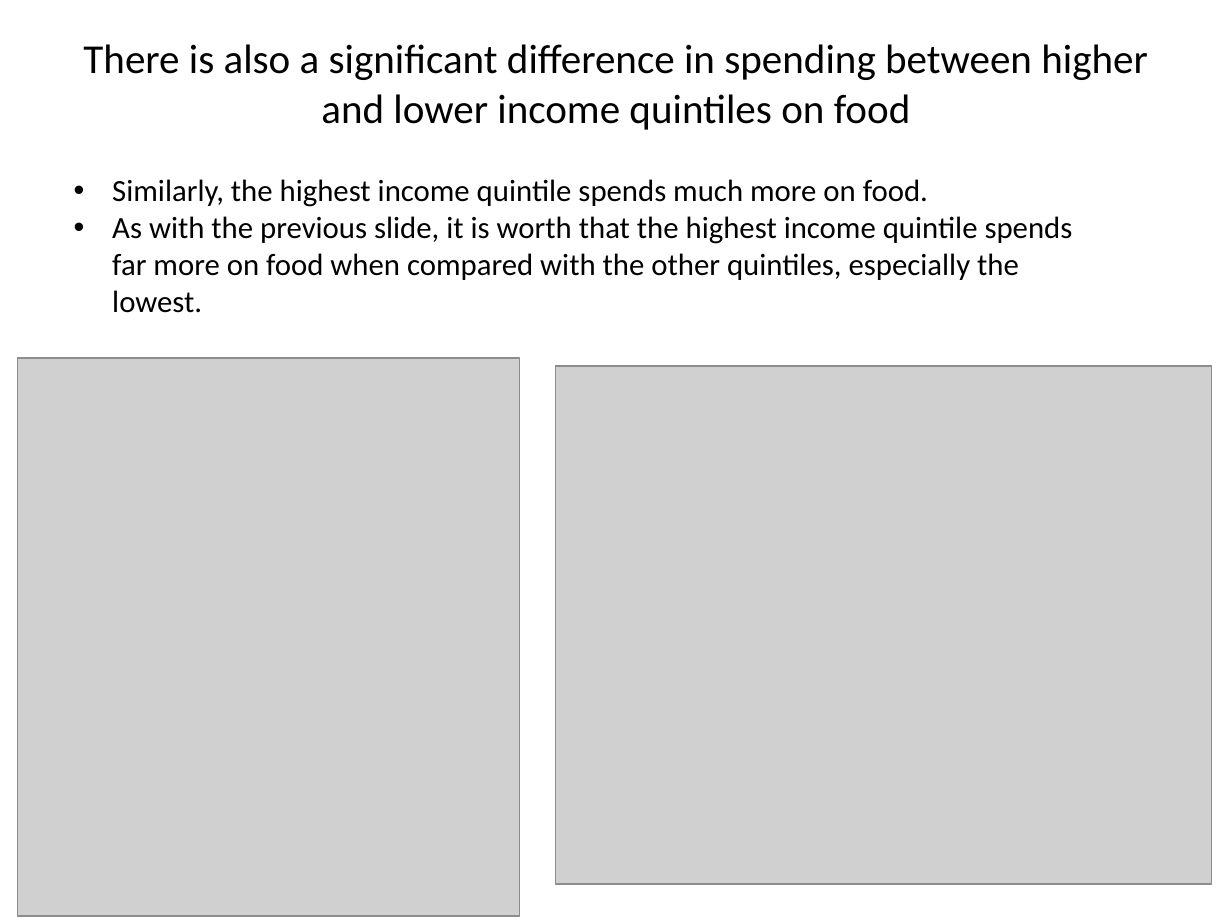
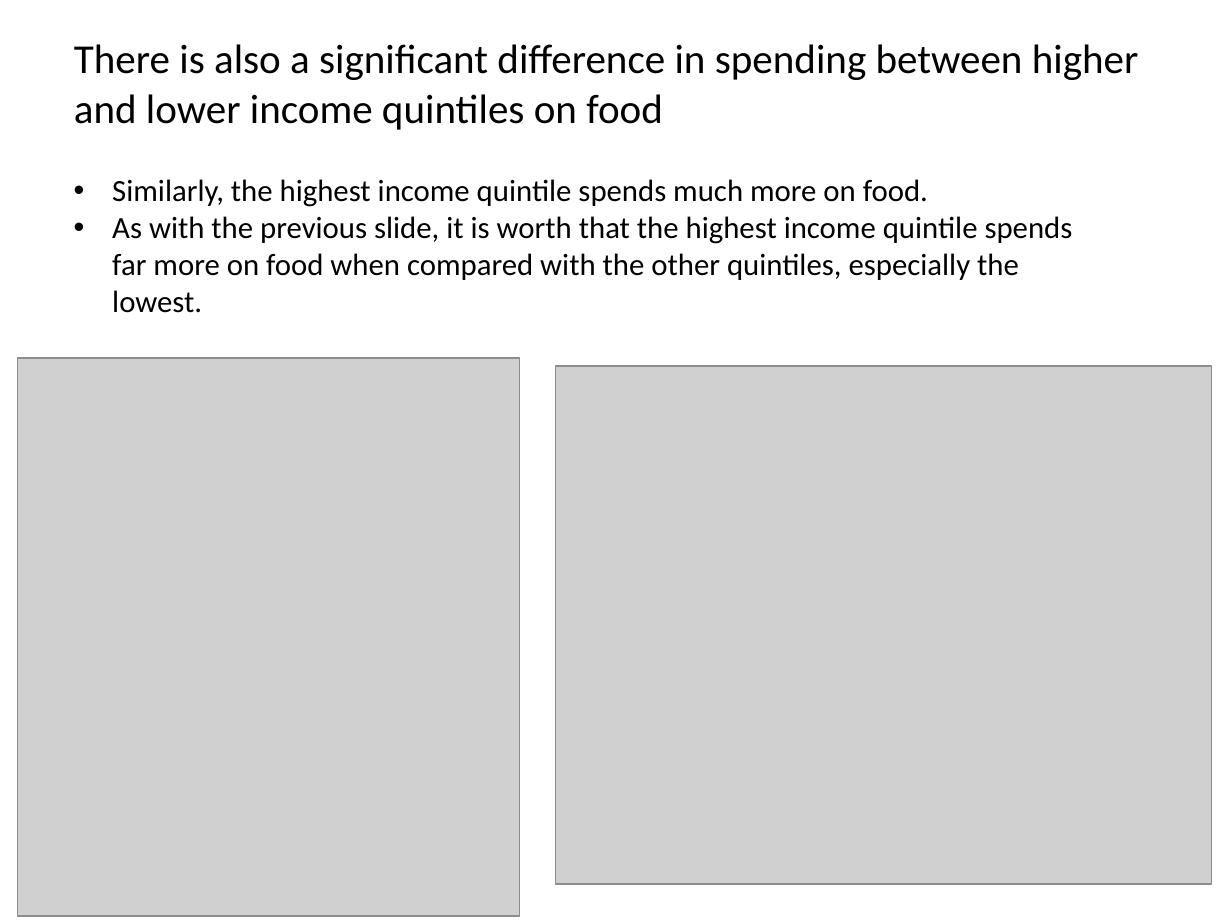
Before and after one commit to roddlc/telling_stories_with_data, a slide deck: slide 3 of Assignment Submissions/Assignment 2/presentation/Assignment_#2.pptx. Drawn at 1232x924 pixels with LibreOffice and Linux fonts; fonts in the diff are those of the drawing; grey boxes stand for pictures. Boxes give left, top, right and bottom in pixels: in the first picture for what was removed or moved away, otherwise in the second. Text is boxed around its words. In the diff, an @@ line names an element or a change of style, - is before the commit and + after.

```diff
--- a/Assignment Submissions/Assignment 2/presentation/Assignment_#2.pptx
+++ b/Assignment Submissions/Assignment 2/presentation/Assignment_#2.pptx
@@ title "There is also a significant ..." at bbox=[74, 44, 1139, 130]: alignment centre to left @@
```
Also in this commit, not shown: 4 other slides changed, 2 other files.
